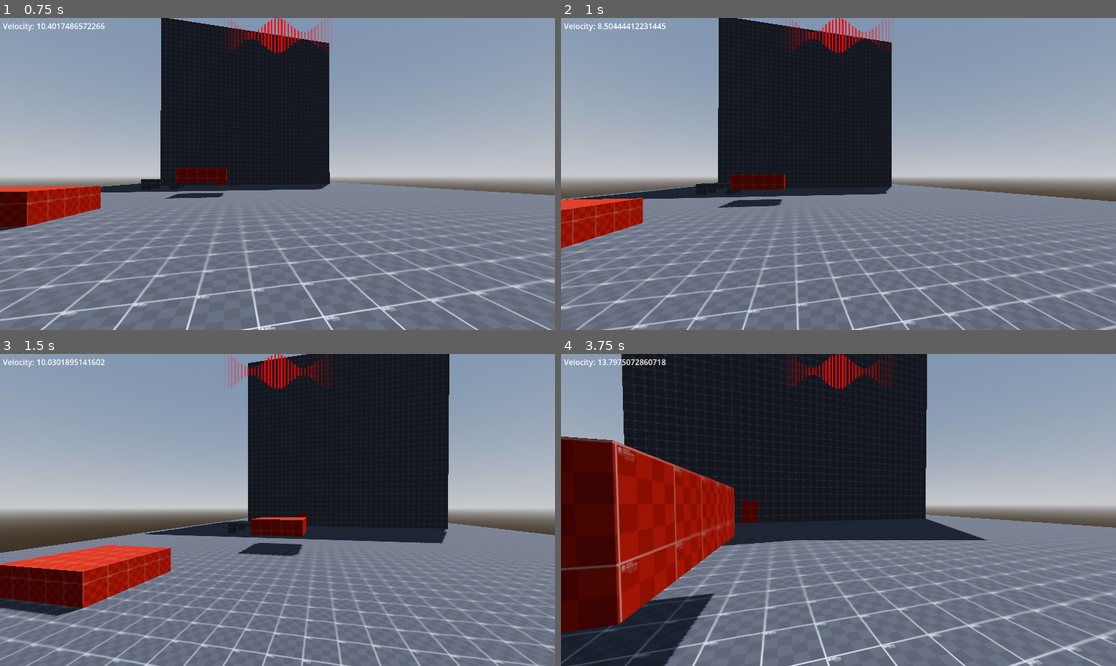
Above: before the commit, frames 1-4 (two rows, left to right).
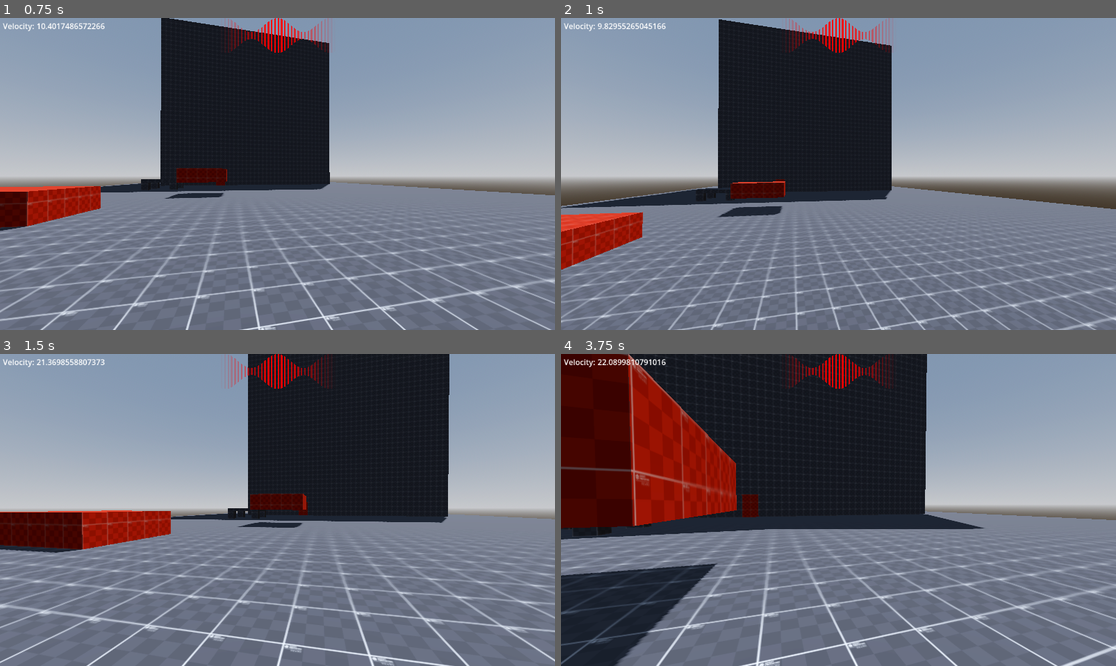
Above: after the commit, the same moments.

Repository: WasteIy/GameOff2025
Game: Godot game, scene res://Scenes/Levels/test_level.tscn
Two runs of this game, one before a commit and one after it. Both use one fixed random seed, a clock stepped at 60 frames per second and the inputs below.
Inputs (mouse positions are in pixels of both pictures, inside the frame that each line leads up to):
- Up to frame 1 (0.75 s): tap Enter at 0.5 s; move the mouse to (305, 174) at 0.52 s; hold W (move_forward) from 0.53 s (still down); tap Space (jump) at 0.6 s; click (305, 174) at 0.67 s
- Up to frame 2 (1 s): keep holding W (move_forward); tap Space (jump) at 0.77 s
- Up to frame 3 (1.5 s): keep holding W (move_forward); tap Space (jump) at 1.07, 1.35 s; move the mouse to (249, 510) at 1.27 s
- Up to frame 4 (3.75 s): keep holding W (move_forward); tap Space (jump) at 1.52, 1.82, 2.1, 2.85, 3.02, 3.32, 3.6 s; move the mouse to (849, 503) at 2.02 s; move the mouse to (832, 516) at 2.77 s; click (832, 516) at 2.92 s; move the mouse to (877, 513) at 3.52 s

Frame 1 is identical in both runs. In frame 2, 12% of the frame differs, in the area x 0-100%, y 0-100%; in frame 3, 20%; in frame 4, 27%.

Commit message:
Buffering fix + indentation change

Diff:
--- a/Scenes/Player/State Machine/idle_state.gd
+++ b/Scenes/Player/State Machine/idle_state.gd
@@ -5,6 +5,13 @@
 func enter(character_reference):
 	print("Entrei no IdleState")
 	character = character_reference
+
+	flag_update()
+
+func flag_update():
+	character.floor_snap_length = 1.0
+	if character.number_air_jump < character.number_air_jump_reference: character.number_air_jump = character.number_air_jump_reference
+	if character.coyote_jump_cooldown < character.coyote_jump_cooldown_reference: character.coyote_jump_cooldown = character.coyote_jump_cooldown_reference
 
 func physics_update(delta: float) -> void:
 	check_is_on_floor()
@@ -15,6 +22,11 @@
 func check_is_on_floor():
 	if !character.is_on_floor():
 		transitioned.emit(self, "InAirState")
+	if character.is_on_floor():
+		if character.buffered_jump_on:
+			character.buffered_jump = true
+			character.buffered_jump_on = false
+			transitioned.emit(self, "JumpState")
 
 func check_input():
 	if Input.is_action_just_pressed("jump"):
--- a/Scenes/Player/State Machine/in_air_state.gd
+++ b/Scenes/Player/State Machine/in_air_state.gd
@@ -1,19 +1,15 @@
-class_name InAirState
-extends State
+class_name InAirState extends State
 
 var character : CharacterBody3D
-
 
 func enter(character_reference : CharacterBody3D):
 	print("Entrei no InAirState")
 	character = character_reference
 	verifications()
 
-
 func verifications():
 	if character.hit_ground_cooldown != character.hit_ground_cooldown_reference:
 		character.hit_ground_cooldown = character.hit_ground_cooldown_reference
-
 
 func physics_update(delta : float):
 	applies(delta)
@@ -22,12 +18,10 @@
 	check_if_floor()
 	move(delta)
 
-
 func applies(delta : float):
 	if !character.is_on_floor():
 		if character.coyote_jump_cooldown > 0.0:
 			character.coyote_jump_cooldown -= delta
-
 
 func check_input():
 	if Input.is_action_just_pressed("jump"):
@@ -41,7 +35,6 @@
 			transitioned.emit(self, "JumpState")
 
 		transitioned.emit(self, "JumpState")
-
 
 func check_if_floor():
 	if character.is_on_floor():
--- a/Scenes/Player/State Machine/jump_state.gd
+++ b/Scenes/Player/State Machine/jump_state.gd
@@ -1,5 +1,4 @@
-class_name JumpState
-extends State
+class_name JumpState extends State
 
 var character: CharacterBody3D
 
@@ -9,7 +8,6 @@
 
 	verifications()
 	jump()
-
 
 func verifications():
 	if character.hit_ground_cooldown != character.hit_ground_cooldown:
@@ -22,7 +20,6 @@
 	check_if_floor()
 	move(delta)
 
-
 func applies(delta: float):
 	if !character.is_on_floor():
 		if character.coyote_jump_cooldown > 0.0:
@@ -30,23 +27,13 @@
 
 func check_input():
 	if Input.is_action_just_pressed("jump"):
-		if !character.is_on_floor():
-			character.buffered_jump = true
-		else:
-			jump()
-
-
+		jump()
 
 func check_if_floor():
 	if !character.is_on_floor() and character.velocity.y < 0.0:
 		transitioned.emit(self, "InAirState")
 
 	if character.is_on_floor():
-		if character.buffered_jump:
-			character.buffered_jump = false
-			jump()
-			return
-
 		if character.move_direction:
 			transitioned.emit(self, character.walk_or_run)
 		else:
@@ -56,7 +43,6 @@
 	if character.is_on_wall():
 		character.velocity.x = 0.0
 		character.velocity.z = 0.0
-
 
 func move(delta: float):
 	character.input_direction = Input.get_vector("move_left", "move_right", "move_forward", "move_backward")
@@ -83,7 +69,6 @@
 	if character.desired_move_speed >= character.max_speed:
 		character.desired_move_speed = character.max_speed
 
-
 func jump():
 	var can_jump: bool = false
 
@@ -97,16 +82,16 @@
 			character.coyote_jump_on = false
 			can_jump = true
 
-	# pulo no chão
+	# Pulo no chão
 	if character.is_on_floor():
 		can_jump = true
 
-	# jump buffering
+	# Buffer de pulo
 	if character.buffered_jump:
 		character.buffered_jump = false
 		character.number_air_jump = character.number_air_jump_reference
 
-	# aplica o pulo
+	# Aplica o pulo
 	if can_jump:
 		character.velocity.y = character.jump_velocity
 		can_jump = false
